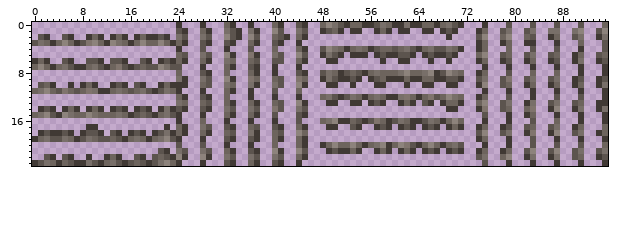
Two versions of one sprite sheet, assets/blocks/textures/stone_foliage.png. The first picture shows the starting point.
The file is 96x24 pixels.
Now the later version:
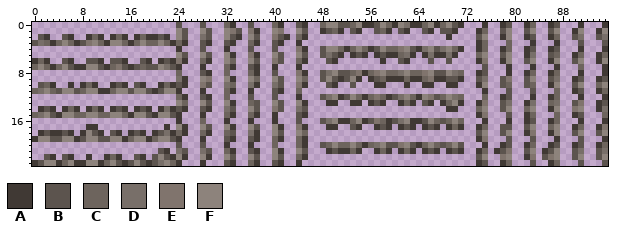
Palette (. is transparent): A #403934  B #5c544e  C #6d645d  D #786f69  E #80746d  F #8d837c
The edit:
Changed rows in their new state; - is an unchanged pixel.
first column x 1:
 0 -----------------------B---B-------B-------------F-B-F---F--F----F--F--------A---AC--A----A---A
 1 -----------------------FB--FB--FEB-E----E--F--------B---B---B---B--B----------F---F--BF--A---A-
 2 -----------------------F---------------E-------------------------------------A---A-----------B-
 3 -------------F---------------------------------------------------------------.---.--------B----
 4 ---------------------------------------B---E-----F---F---F-CEF--DF-DF--------A---A---A--------A
 5 -----------------------F---F-----------F-------B-----B------CD---D--D---------F--A-----------A-
 6 -----------------------E-------F---F---E--------B-----------B----B--B-----E---F--BF---F--BF---F
 7 ----F---FF-------------A--------------------------------------------------B---------------C----
 8 ---------------------------------------B---E-----FB--E--EF------E-B-------B---A--A---A---------
 9 ---------------------------FE------F---F---F---BF--BF------------E----------------F------------
10 -----------------------B---E---------------E----B---B----------------------------B----F--BF--CF
11 ----FF--FF---FF-FF---FF-----------------A-------------------------------------B---B---C--AB--AC
12 -----------------------------------B---B-------B-F--F---E--B-F--F--------.---A-------AC---A----
13 -----------------------F---F---F----B--F-----------------------------F---AE----------C----E---B
14 -----------------------------------F-------------------------------------CF---F---F------EF----
15 -----F---F--FF--FF--FF-----------------A---------------------------------AE---B-------C--AB---C
16 -----------------------------------------------B-----F-------F---F-B-------------A---A---------
17 -----------------------F---F---F---F---F---E---------------------------------B----F--CF------AE
18 --------F------------------------------F--------------------------------------F-----------F--BF
19 FF--FF--FF--FF--FF--F-----------------------------------------------------E---B-----------B----
20 -----------------------------------------------B----------BBEF-----B-F-------AB--AC--A---A---A-
21 ----------------------------------------------------------------------------ABE-----A----------
22 --------------------F----------F---F---F----------------------------------F--E----E-BEF---F--BF
23 -FF--F--FF--F---F--------------------------------------------------------A---AC---B--AC---B---B
Where, in picture pixels (left, top, right, bottom), the same in both pictures:
changed: (38, 22, 302, 166)
changed: (320, 22, 608, 166)
